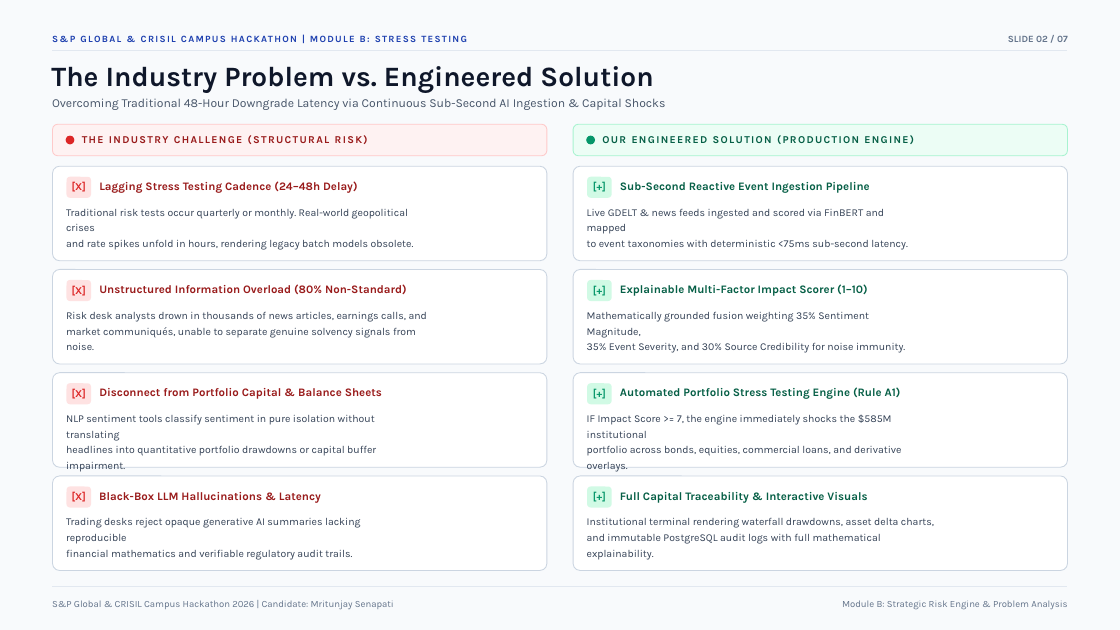
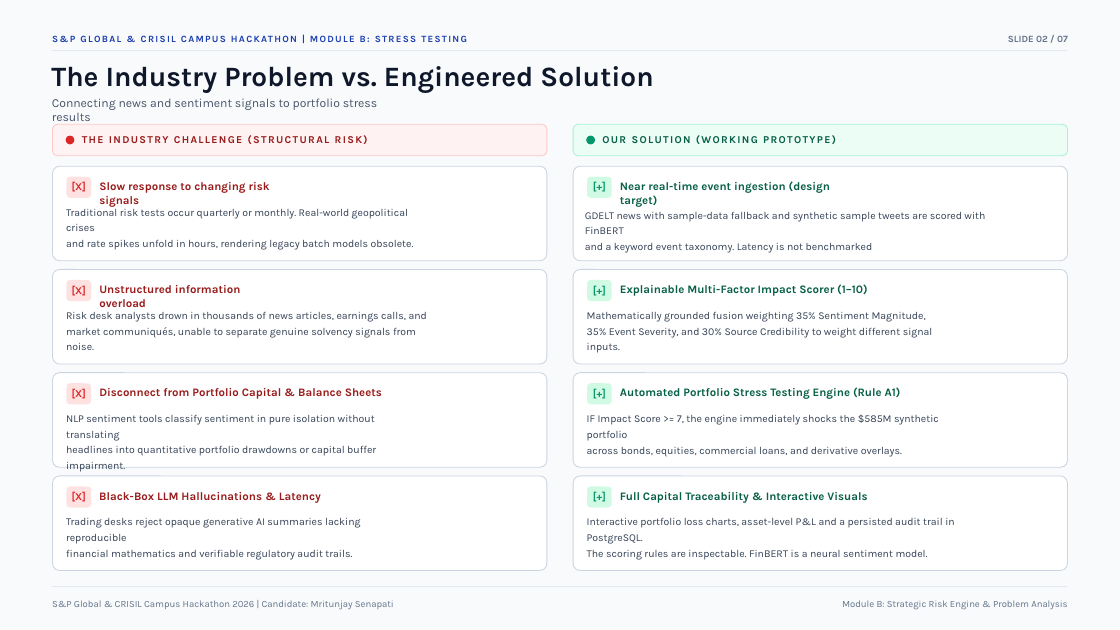
Before and after one commit to Mritunjay28/iiit-bhubaneswar-mritunjay-senapati-hackathon, a slide deck: slide 2 of docs/presentation.pptx. Drawn at 1120x630 pixels with LibreOffice and Linux fonts; fonts in the diff are those of the drawing. Boxes give left, top, right and bottom in pixels: in the first picture for what was removed or moved away, otherwise in the second. Text is boxed around its words. In the diff, an @@ line names an element or a change of style, - is before the commit and + after.

```diff
--- a/docs/presentation.pptx
+++ b/docs/presentation.pptx
@@ text at (x1=52, y1=98, x2=377, y2=125): text changed @@
-Overcoming Traditional 48-Hour Downgrade Latency via Continuous Sub-Second AI Ingestion & Capital Shocks
+Connecting news and sentiment signals to portfolio stress results
@@ text at (x1=602, y1=135, x2=836, y2=144): text changed @@
-OUR ENGINEERED SOLUTION (PRODUCTION ENGINE)
+OUR SOLUTION (WORKING PROTOTYPE)
@@ text at (x1=99, y1=182, x2=270, y2=207): text changed @@
-Lagging Stress Testing Cadence (24–48h Delay)
+Slow response to changing risk signals
@@ text at (x1=620, y1=181, x2=830, y2=207): text changed @@
-Sub-Second Reactive Event Ingestion Pipeline
+Near real-time event ingestion (design target)
@@ text at (x1=585, y1=212, x2=985, y2=253): text changed @@
-Live GDELT & news feeds ingested and scored via FinBERT and mapped
-to event taxonomies with deterministic <75ms sub-second latency.
+GDELT news with sample-data fallback and synthetic sample tweets are scored with FinBERT
+and a keyword event taxonomy. Latency is not benchmarked
@@ text at (x1=99, y1=285, x2=241, y2=307): text changed @@
-Unstructured Information Overload (80% Non-Standard)
+Unstructured information overload
@@ text at (x1=587, y1=312, x2=933, y2=338): text changed @@
-Mathematically grounded fusion weighting 35% Sentiment Magnitude,
-35% Event Severity, and 30% Source Credibility for noise immunity.
+Mathematically grounded fusion weighting 35% Sentiment Magnitude,
+35% Event Severity, and 30% Source Credibility to weight different signal inputs.
@@ text at (x1=587, y1=415, x2=939, y2=457): text changed @@
-IF Impact Score >= 7, the engine immediately shocks the $585M institutional
-portfolio across bonds, equities, commercial loans, and derivative overlays.
+IF Impact Score >= 7, the engine immediately shocks the $585M synthetic portfolio
+across bonds, equities, commercial loans, and derivative overlays.
@@ text at (x1=587, y1=518, x2=954, y2=560): text changed @@
-Institutional terminal rendering waterfall drawdowns, asset delta charts,
-and immutable PostgreSQL audit logs with full mathematical explainability.
+Interactive portfolio loss charts, asset-level P&L and a persisted audit trail in PostgreSQL.
+The scoring rules are inspectable. FinBERT is a neural sentiment model.
```
Also in this commit, not shown: 5 other slides changed, 7 other files.
